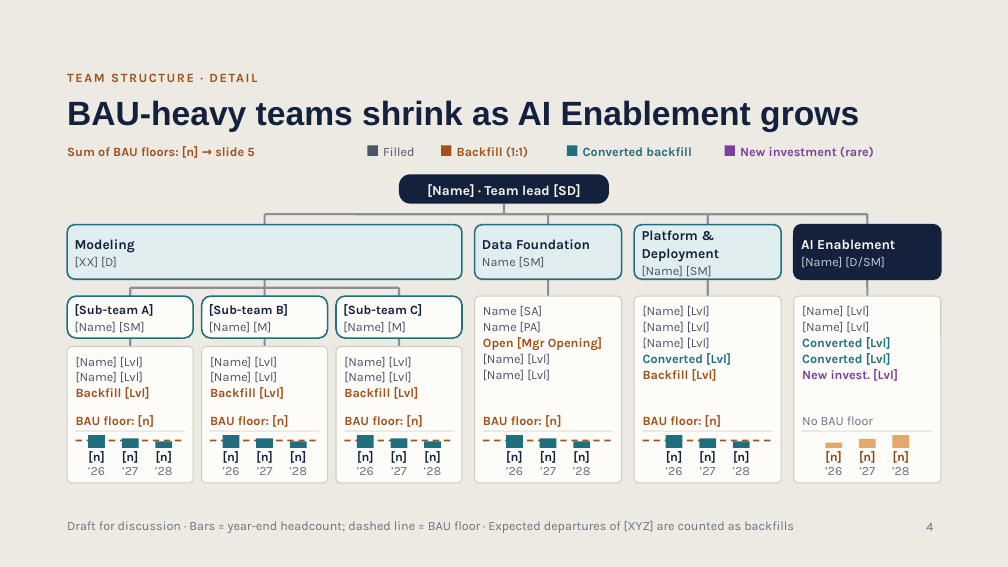
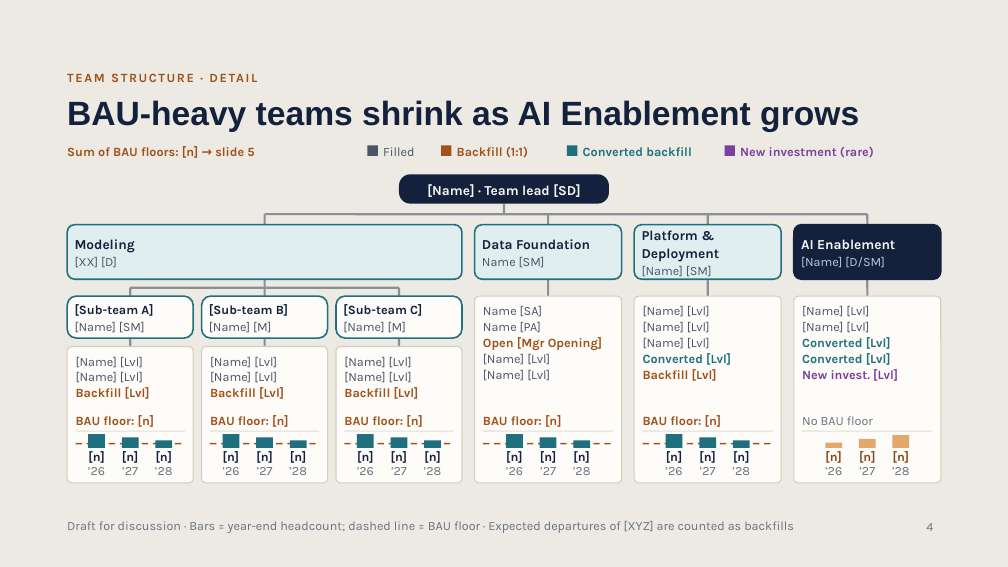
Before and after one commit to wwd1015/slide-template, a slide deck: slide 4 of Unified Team Strategy.pptx. Drawn at 1008x567 pixels with LibreOffice and Linux fonts; fonts in the diff are those of the drawing. Boxes give left, top, right and bottom in pixels: in the first picture for what was removed or moved away, otherwise in the second. Text is boxed around its words. In the diff, an @@ line names an element or a change of style, - is before the commit and + after.

```diff
--- a/Unified Team Strategy.pptx
+++ b/Unified Team Strategy.pptx
@@ 5 lines: place and size @@
-5 lines at [76, 441, 773, 441]
+5 lines at [76, 444, 773, 444]
```
